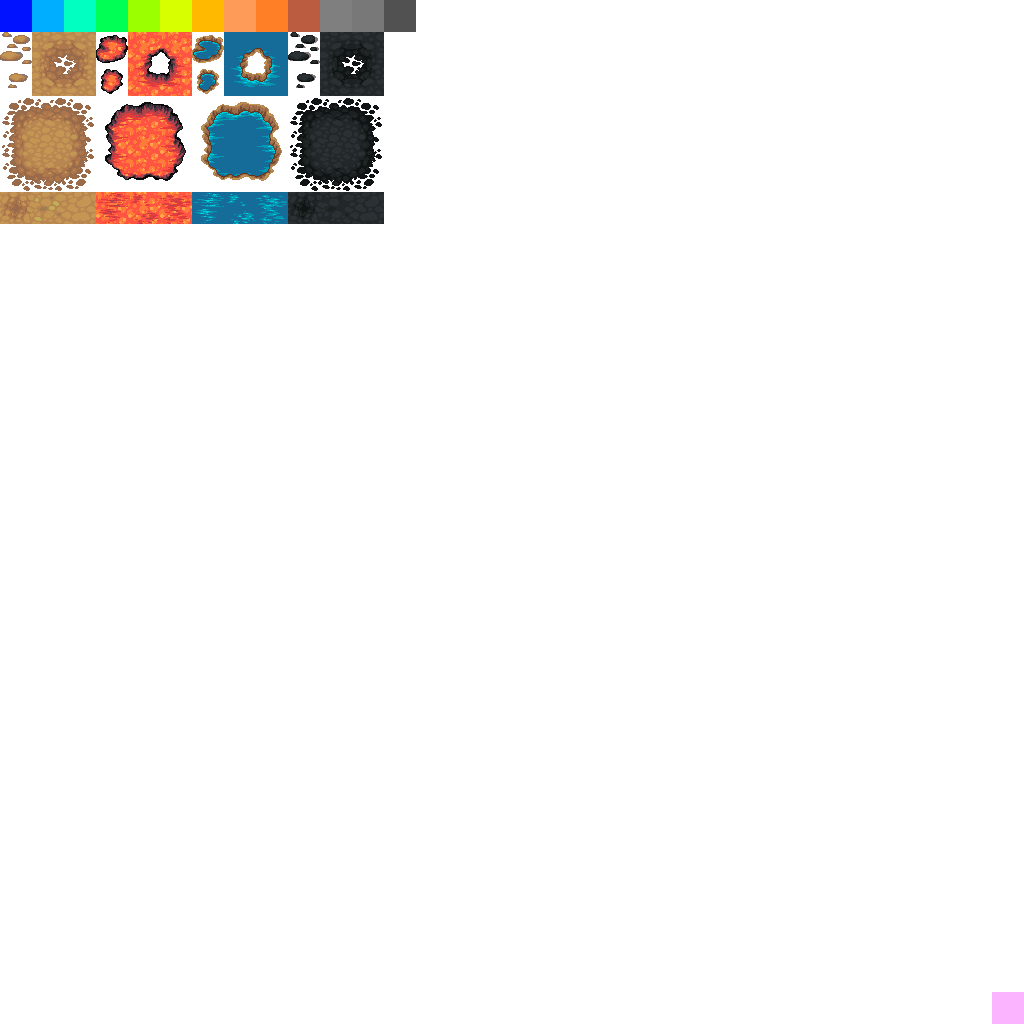
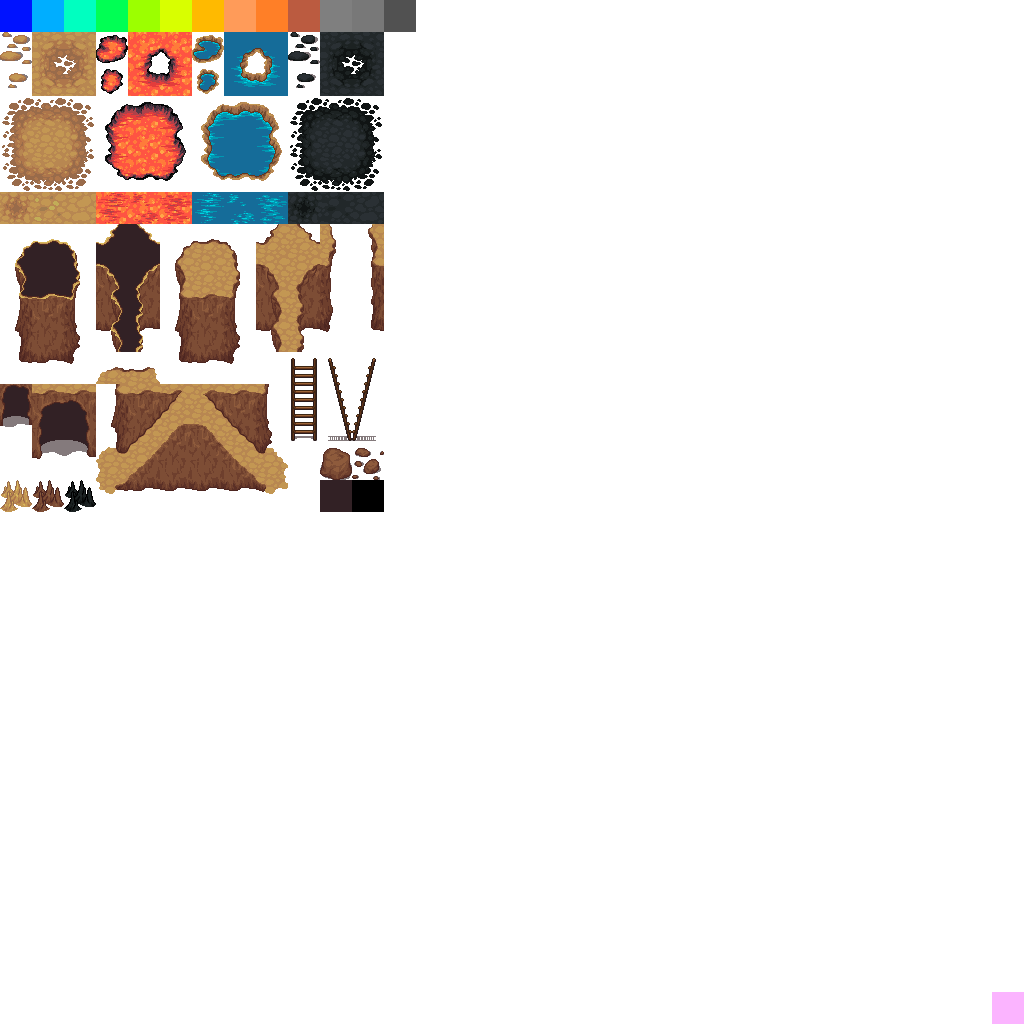
Comparing the layer stacks of the two 1024×1024 images. Changes:
added layer "mountains.png" above "dirt.png" over [0, 224, 384, 512]
